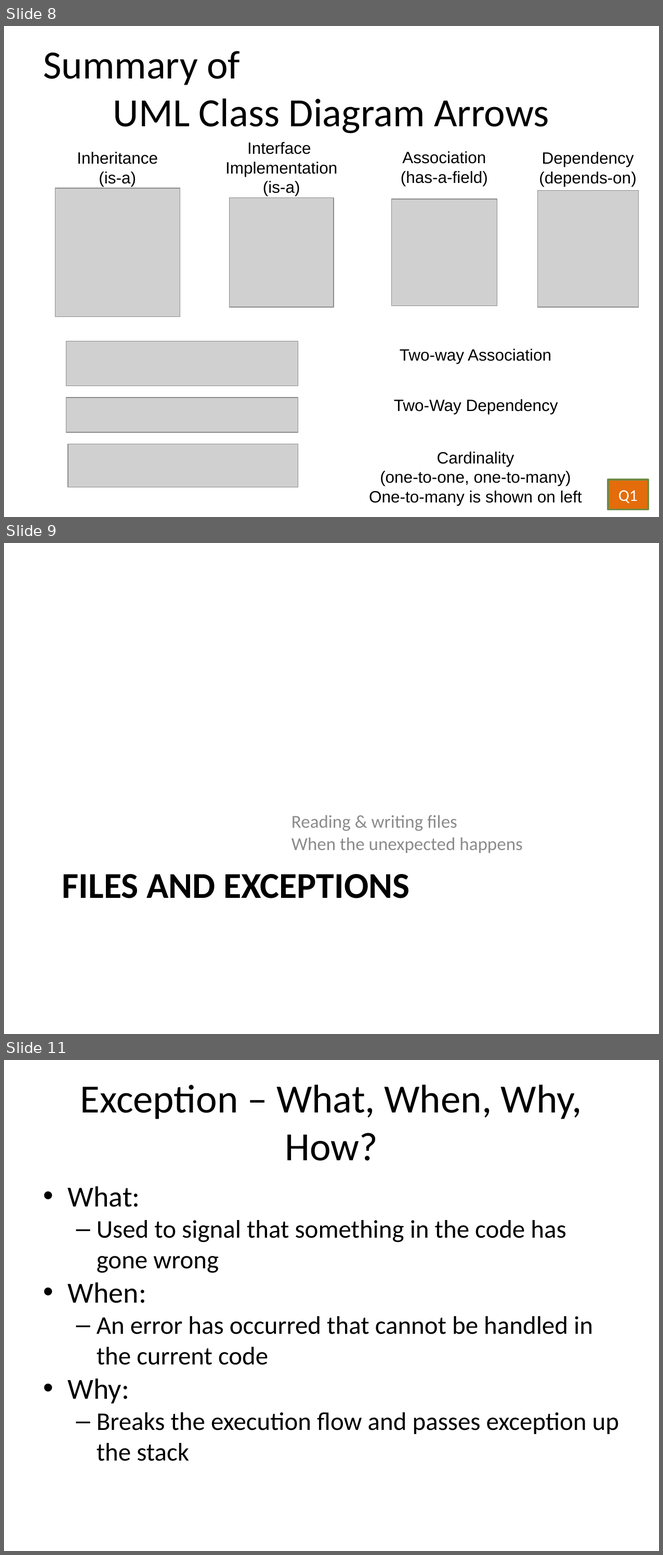
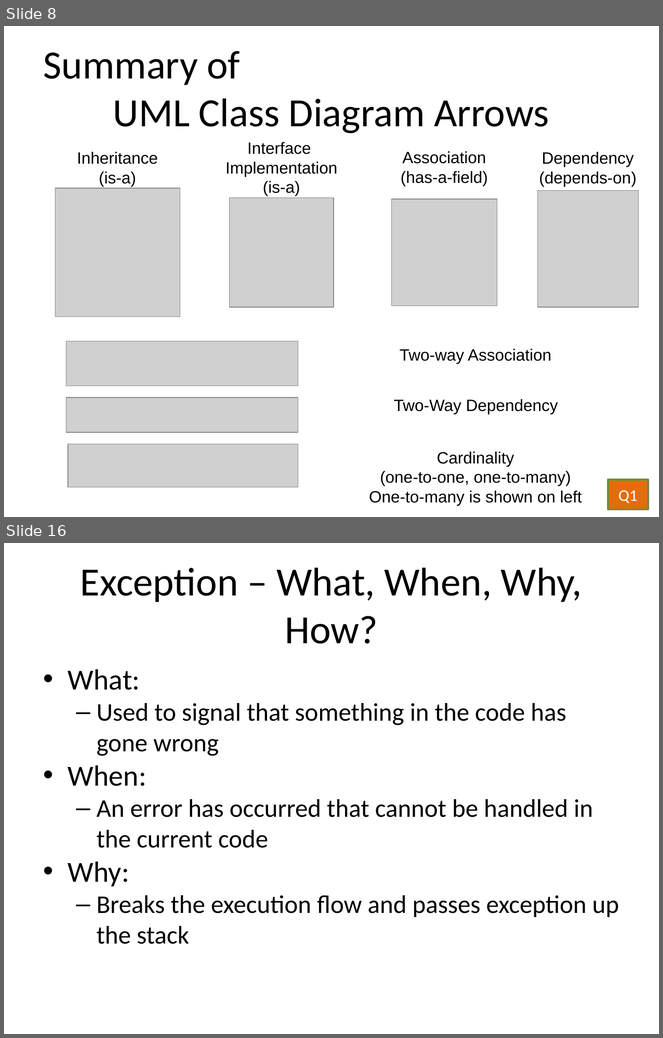
Before and after one commit to RHIT-CSSE/csse220, a slide deck: ClassMaterials/OOAndExceptions/Slides/OODFilesExceptions.pptx. Shown one above the other, each under a label of ours: slides 8, 9 and 11 before the commit, slides 8 and 16 after it; the slides between them are not shown. The pictures are 663x1555 and 663x1038 pixels, drawn with LibreOffice and Linux fonts; fonts in the diff are those of the drawing; grey boxes stand for pictures. Boxes give left, top, right and bottom in pixels: in the first picture for what was removed or moved away, otherwise in the second. Text is boxed around its words. In the diff, an @@ line names an element or a change of style, - is before the commit and + after.

```diff
--- a/ClassMaterials/OOAndExceptions/Slides/OODFilesExceptions.pptx
+++ b/ClassMaterials/OOAndExceptions/Slides/OODFilesExceptions.pptx
@@ slide 9 removed at bbox=[4, 543, 659, 1034], background #FFFFFF @@
@@ text removed at bbox=[292, 815, 523, 853] @@
-Reading & writing files
-When the unexpected happens
@@ text removed at bbox=[62, 874, 410, 899] @@
-FILES AND EXCEPTIONS
@@ what was slide 11 is now slide 16 @@
```
Also in this commit, not shown: 11 slides changed, 8 slides added, 2 other slides removed.
